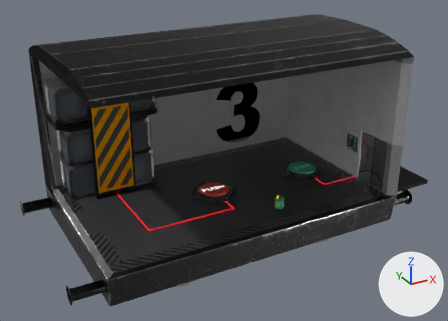
Before and after pictures for a commit that changed the OBJ model res/models/Levels/3/level3.obj.
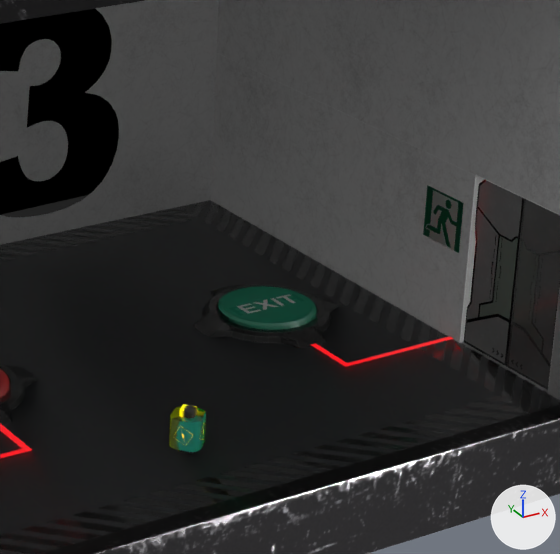
Each version appears first whole from a 50 mm lens placed at (23.34, -18.57, 10.56), pointed at (33.42, -0.25, 1.4), and next in a close-up on the part from 50% to 86% of the width and 25% to 74% of the height. Lighting does not change. The marker at lower right points along +X, +Y and +Z. Where no turn or scale is listed for an object, it has been applied to the vertices. Vertices at the same position are counted once.

Objects in the first close-up: 'C_02_preasure_plate_decoration_1', 'D_left_door_6.001', 'D_right_door_6.001', 'F_floor_1.009', 'J_01_kable.002', 'K_01_exitbutton3', 'P_Battery_3.001', 'R_roof_1.010', 'W_back_wall_1.010', 'W_right_wall_down_1.010', 'W_right_wall_left_1.010', 'X_ExitSign6.001', 'X_levelNumber3.001'.
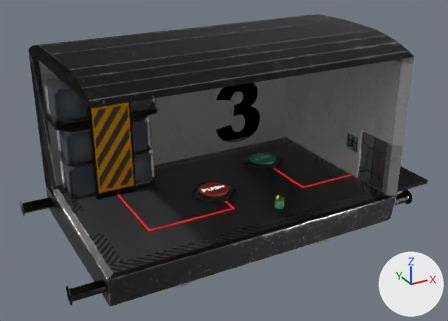
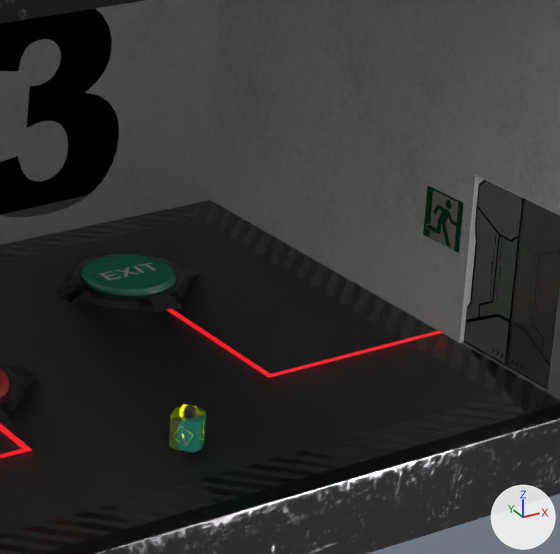
Commit message: level 3 button

Boxes (x1, y1, x2, y2) around the edits, measured in the close-ups (560 x 554 px):
'K_01_exitbutton3', mesh moved
    before: (218, 286, 317, 330)
    after: (81, 255, 176, 296)
'C_02_preasure_plate_decoration_1', mesh moved
    before: (193, 285, 339, 348)
    after: (56, 254, 200, 313)
'J_01_kable.002', reshaped
    before: (310, 336, 453, 367)
    after: (167, 308, 443, 378)

The change in detail:
me_c_02_preasure_plate_decoration_1 has 160 vertices, 100 faces and spans x 36.21..38.1, y -0.96..0.93, z 0.08..0.19.
me_c_02_preasure_plate_decoration_1 is used by ob_c_02_preasure_plate_decoration_1; location (0.0, 0.0, 0.0).
me_c_02_preasure_plate_decoration_1 part 1: the whole mesh is moved by (-0.9, 1.57, 0.0).
me_j_01_kable_002 has 8 vertices, 3 faces and spans x 37.11..38.62, y -1.56..-0.67, z 0.1.
me_j_01_kable_002 is used by ob_j_01_kable_002; location (0.0, 0.0, 0.0).
Before the commit, vertices of me_j_01_kable_002: 0 (37.11, -1.56, 0.1) at pixel (345, 366), 1 (37.11, -1.49, 0.1) at pixel (341, 364), 2 (37.19, -1.49, 0.1) at pixel (347, 362), 3 (37.19, -1.56, 0.1) at pixel (351, 365).
Part 2, on me_j_01_kable_002:
Vertices 0 to 3 of me_j_01_kable_002 move by (-0.9, 0.18, 0.0).
Vertex 4 of me_j_01_kable_002 moves from (38.62, -1.49, 0.1) at pixel (449, 336) to (38.62, -1.3, 0.1) at pixel (439, 330).
Vertex 5 of me_j_01_kable_002 moves from (38.62, -1.56, 0.1) at pixel (453, 338) to (38.62, -1.37, 0.1) at pixel (443, 332).
Vertex 6 of me_j_01_kable_002 moves from (37.11, -0.67, 0.1) to (36.21, 0.9, 0.1).
Vertex 7 of me_j_01_kable_002 moves from (37.19, -0.67, 0.1) to (36.29, 0.9, 0.1).
me_k_01_exitbutton3 has 96 vertices, 66 faces and spans x 36.588..37.716, y -0.574..0.553, z 0.085..0.234.
me_k_01_exitbutton3 is used by ob_k_01_exitbutton3; location (0.0, 0.0, 0.0).
me_k_01_exitbutton3 part 3: the whole mesh is moved by (-0.897, 1.574, 0.0).
